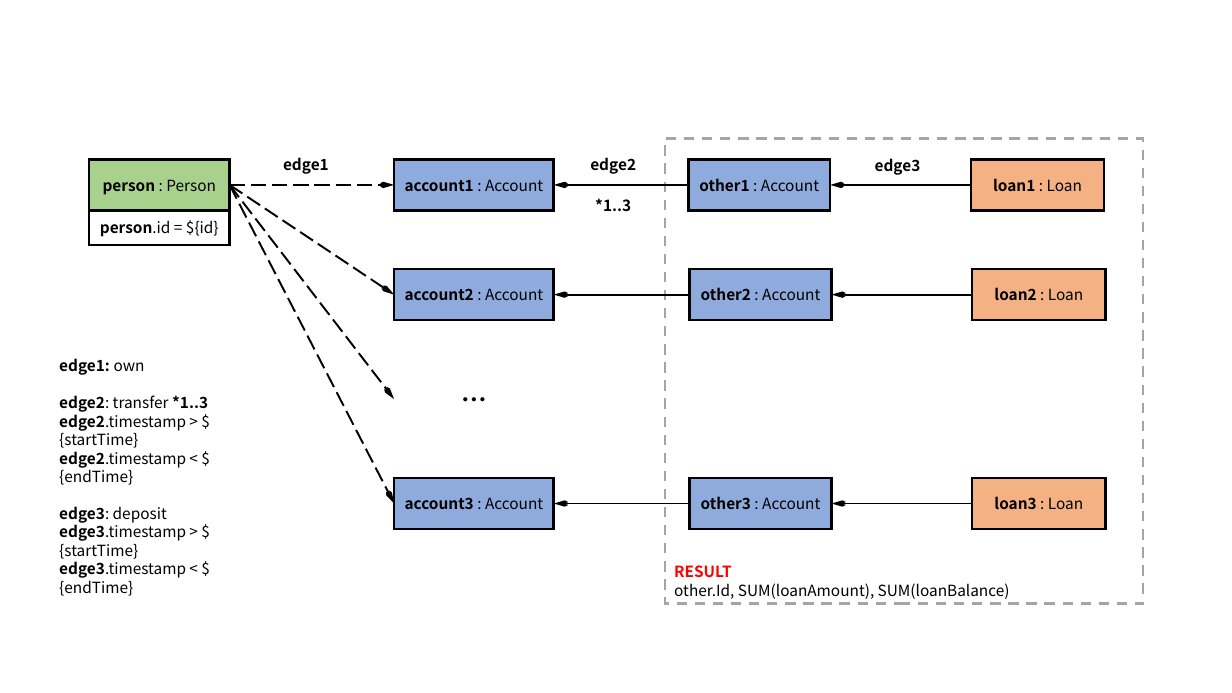
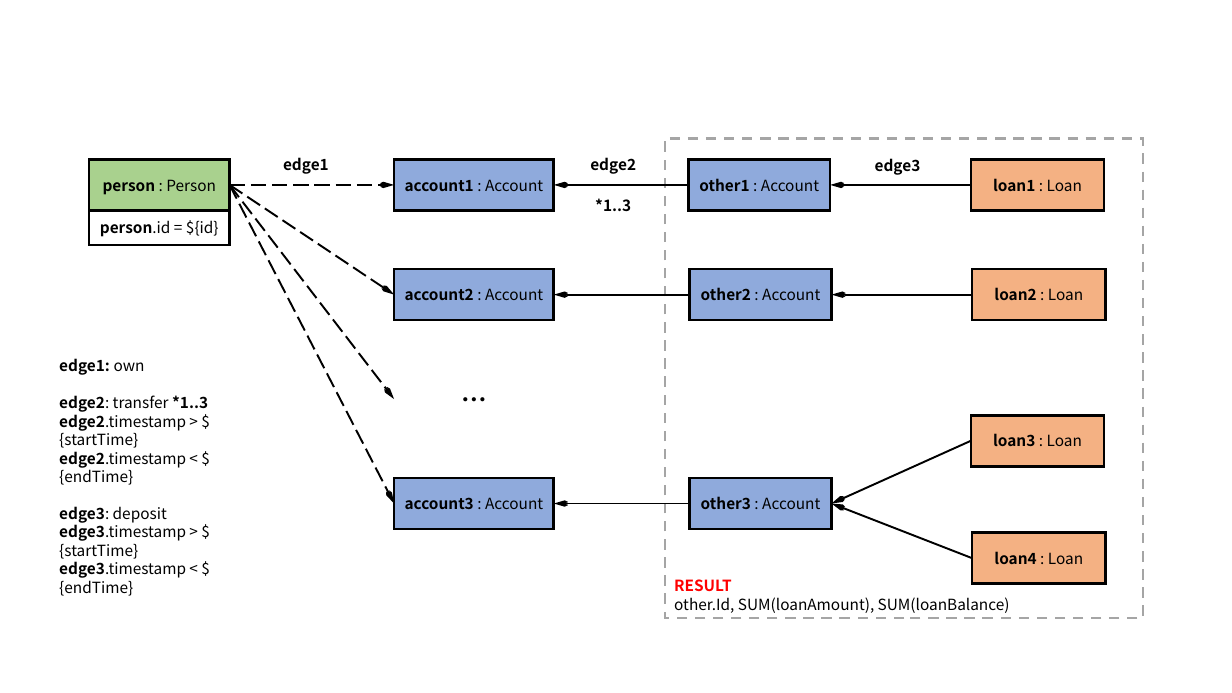
Before and after one commit to ldbc/ldbc_finbench_docs, a slide deck: slide 2 of patterns/transaction-complex-read.pptx. Drawn at 1232x693 pixels with LibreOffice and Linux fonts; fonts in the diff are those of the drawing. Boxes give left, top, right and bottom in pixels: in the first picture for what was removed or moved away, otherwise in the second. Text is boxed around its words. In the diff, an @@ line names an element or a change of style, - is before the commit and + after.

```diff
--- a/patterns/transaction-complex-read.pptx
+++ b/patterns/transaction-complex-read.pptx
@@ rectangle "RESULT": place and size @@
-rectangle "RESULT" at box(665, 139, 1143, 604)
+rectangle "RESULT" at box(665, 139, 1143, 618)
@@ rectangle "loan3 : Loan": place and size @@
-rectangle "loan3 : Loan" at box(972, 478, 1105, 529)
+rectangle "loan3 : Loan" at box(971, 415, 1104, 466)
@@ arrow moved from (832, 504) - (972, 504) to (832, 504) - (971, 441) @@
@@ arrow added from (972, 558) to (832, 504), #000000 1.5 pt @@
@@ rectangle added at box(972, 532, 1105, 583), fill #F4B183, outline #000000 2 pt, 12 pt, text #000000, bold @@
+loan4 : Loan
```
Also in this commit, not shown: 1 other slide changed, 8 other files.
